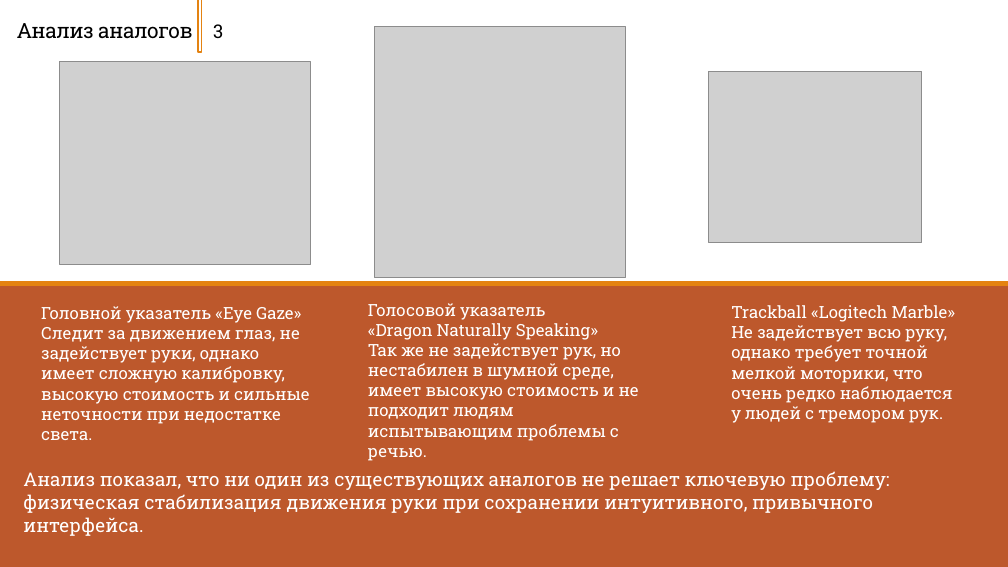
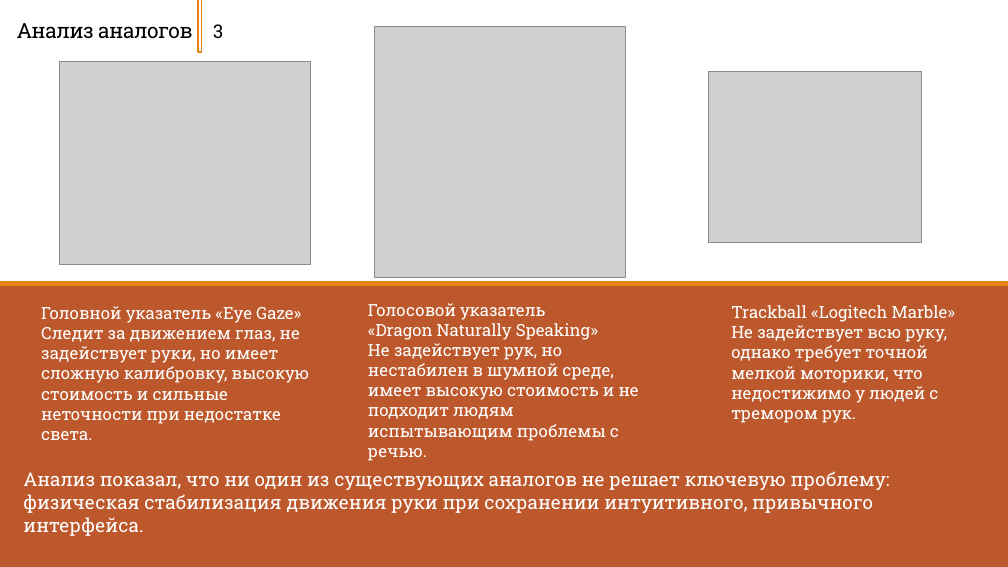
Before and after one commit to Zerocummer/Mmm-Yummers, a slide deck: slide 3 of Мышка для людей с ОВЗ/Документы/Презентация о манипуляторе.pptx. Drawn at 1008x567 pixels with LibreOffice and Linux fonts; fonts in the diff are those of the drawing; grey boxes stand for pictures. Boxes give left, top, right and bottom in pixels: in the first picture for what was removed or moved away, otherwise in the second. Text is boxed around its words. In the diff, an @@ line names an element or a change of style, - is before the commit and + after.

```diff
--- a/Мышка для людей с ОВЗ/Документы/Презентация о манипуляторе.pptx
+++ b/Мышка для людей с ОВЗ/Документы/Презентация о манипуляторе.pptx
@@ text at (x1=41, y1=306, x2=309, y2=440): text changed @@
-Головной указатель «Eye Gaze»
-Следит за движением глаз, не задействует руки, однако имеет сложную калибровку, высокую стоимость и сильные неточности при недостатке света.
+Головной указатель «Eye Gaze»
+Следит за движением глаз, не задействует руки, но имеет сложную калибровку, высокую стоимость и сильные неточности при недостатке света.
@@ text at (x1=731, y1=325, x2=947, y2=423): text changed @@
-Не задействует всю руку, однако требует точной мелкой моторики, что очень редко наблюдается у людей с тремором рук.
+Не задействует всю руку, однако требует точной мелкой моторики, что недостижимо у людей с тремором рук.
@@ text at (x1=368, y1=343, x2=639, y2=441): text changed @@
-Так же не задействует рук, но нестабилен в шумной среде, имеет высокую стоимость и не подходит людям испытывающим проблемы с речью.
+Не задействует рук, но нестабилен в шумной среде, имеет высокую стоимость и не подходит людям испытывающим проблемы с речью.
```
Also in this commit, not shown: 3 other slides changed, 7 other files.
